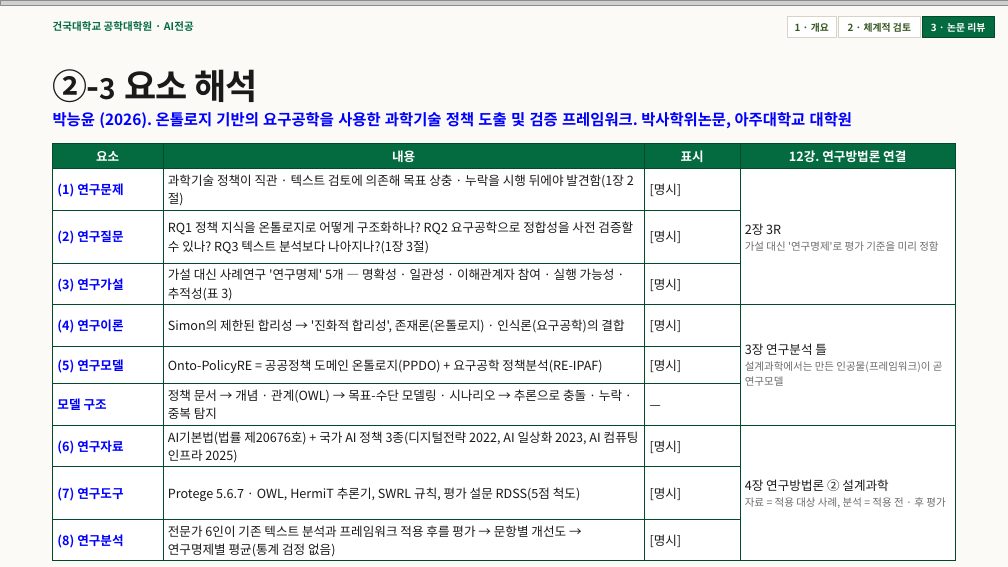
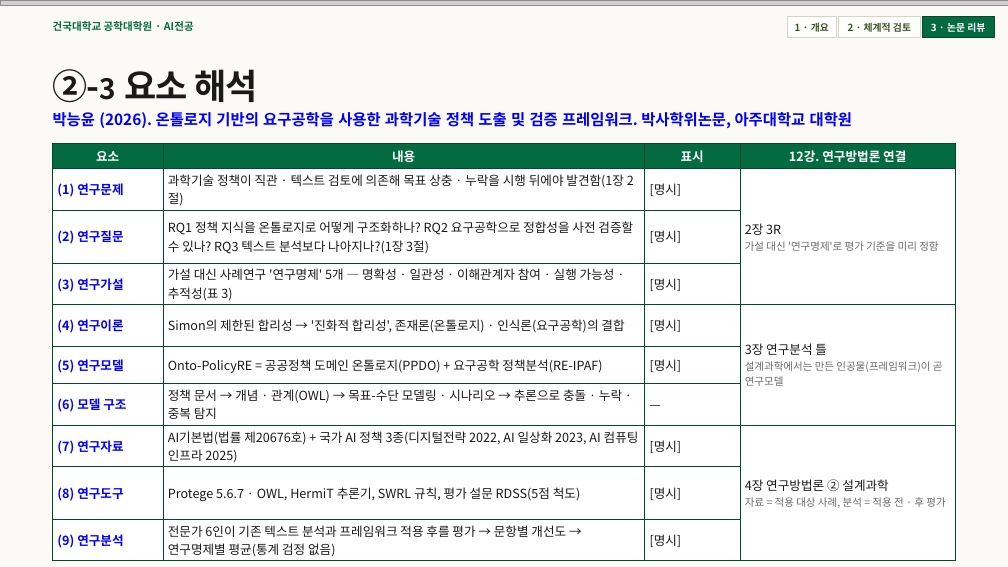
Before and after one commit to YangGuiBee/AIG2, a slide deck: slide 27 of 13 - AI 거버넌스 선행연구/(AIG20262_13)_20261126.pptx. Drawn at 1008x567 pixels with LibreOffice and Linux fonts; fonts in the diff are those of the drawing; grey boxes stand for pictures. Boxes give left, top, right and bottom in pixels: in the first picture for what was removed or moved away, otherwise in the second. Text is boxed around its words. In the diff, an @@ line names an element or a change of style, - is before the commit and + after.

```diff
--- a/13 - AI 거버넌스 선행연구/(AIG20262_13)_20261126.pptx
+++ b/13 - AI 거버넌스 선행연구/(AIG20262_13)_20261126.pptx
@@ table at (52, 144, 956, 561) @@
-row 7, column 1: 모델 구조
+row 7, column 1: (6) 모델 구조
-row 8, column 1: (6) 연구자료
+row 8, column 1: (7) 연구자료
-row 9, column 1: (7) 연구도구
+row 9, column 1: (8) 연구도구
-row 10, column 1: (8) 연구분석
+row 10, column 1: (9) 연구분석
```
Also in this commit, not shown: 12 other slides changed, 1 other file.
